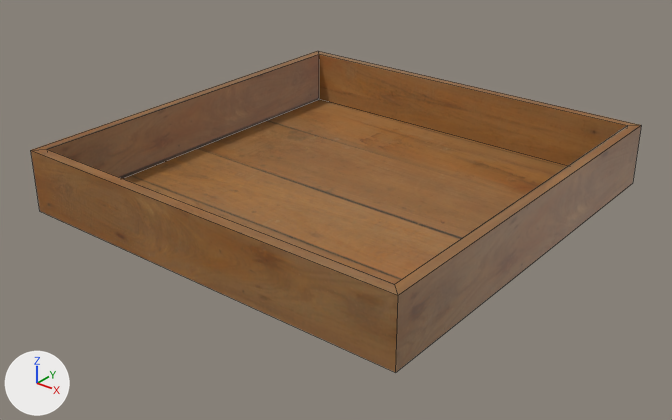
The FBX model Assets/Assets de l'équipe/FBX_Planter.fbx: old version first, new version second.
Before and after are seen from a camera (50 mm lens) standing at (0.1263, -0.1616, 0.0959) and looking at (0.0014, -0.0055, -0.0009). Every picture has the same lights, and +X, +Y and +Z are marked at lower left. Mesh edges are drawn as thin lines. Where no turn or scale is listed for an object, it has been applied to the vertices.

Names of what the first picture shows: 'planter'.
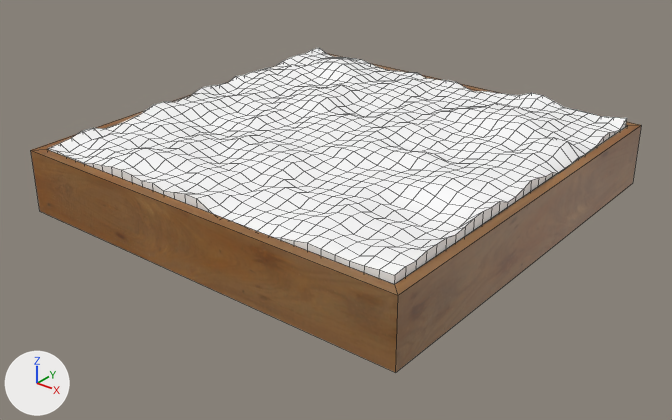
Where the newer file only moved an object's origin or applied its transform, the numbers keep the older frame.

What changed in the scene script:
```text
Add mat_l_terre:
    mat_l_terre = principled_material('L_Terre')
    mat_l_terre.base_color = (1.0, 1.0, 1.0)  # white #ffffff
Add me_mesh_001:
    me_mesh_001.from_pydata(...)  # 1081 vertices, 1020 faces; spans x -0.0483..0.0483, y -0.0483..0.0483, z -0.0085..0.0085
    me_mesh_001.materials.append(mat_l_terre)  # its picture is missing
Add ob_terreplanter:
    ob_terreplanter = bpy.data.objects.new('terrePlanter', me_mesh_001)
    ob_terreplanter.location = (0.0, 0.0, 0.0111)
```

Boxes (x1, y1, x2, y2) around the edits, measured in the pictures (672 x 420 px):
'terrePlanter', added
    after: (48, 48, 627, 284)
'planter', unchanged, covered by the edit
    before: (31, 51, 641, 372)
    after: (31, 53, 641, 372)
